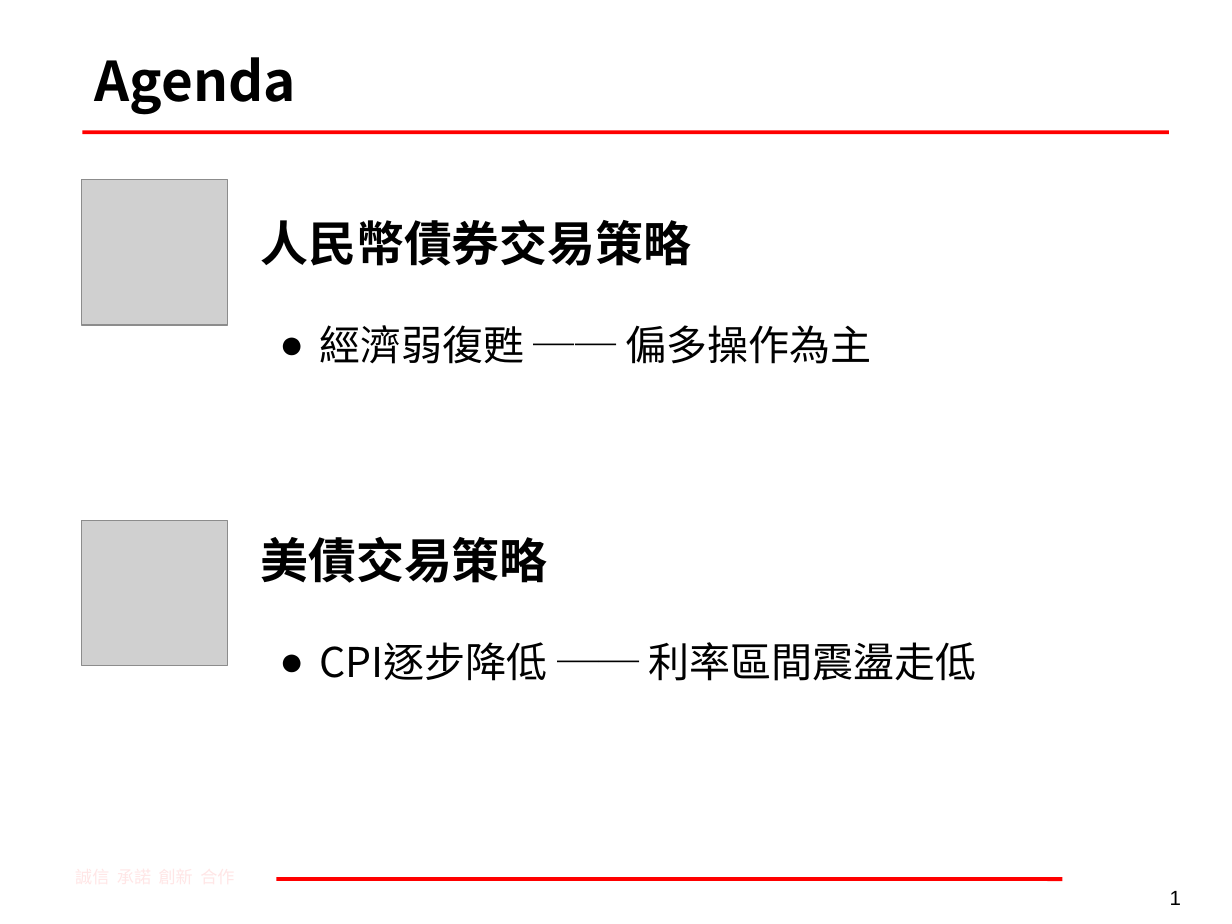
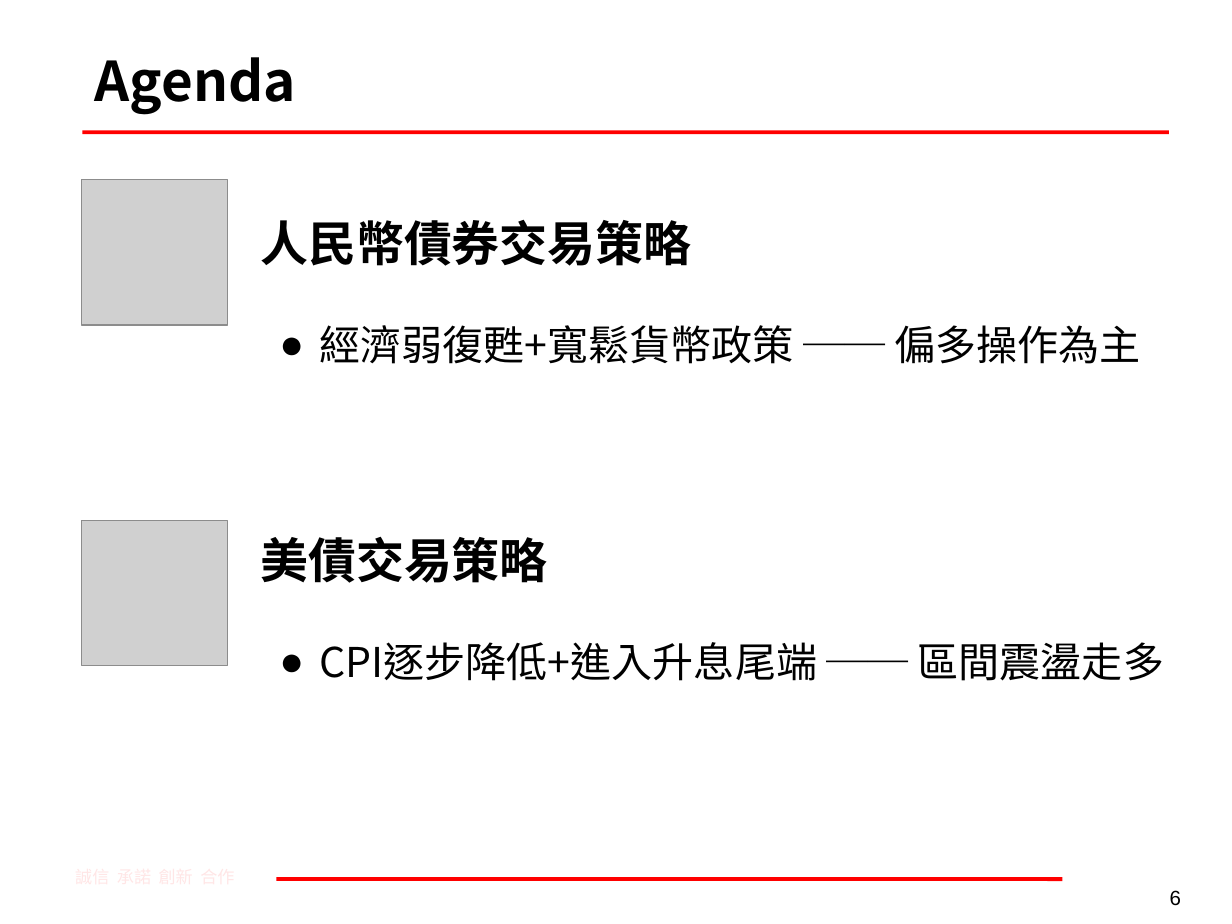
Before and after one commit to mark838308/Mark-Wang, a slide deck: slide 6 of 人民幣+美債交易策略.pptx (slide 1 before the commit). Drawn at 1232x924 pixels with LibreOffice and Linux fonts; fonts in the diff are those of the drawing; grey boxes stand for pictures; background and template pictures are left out. Boxes give left, top, right and bottom in pixels: in the first picture for what was removed or moved away, otherwise in the second. Text is boxed around its words. In the diff, an @@ line names an element or a change of style, - is before the commit and + after.

```diff
--- a/人民幣+美債交易策略.pptx
+++ b/人民幣+美債交易策略.pptx
@@ text at bbox=[319, 325, 1141, 364]: text changed @@
-      ● 經濟弱復甦 ── 偏多操作為主
+      ● 經濟弱復甦+寬鬆貨幣政策 ── 偏多操作為主
@@ text at bbox=[319, 642, 1164, 681]: text changed @@
-      ● CPI逐步降低 ── 利率區間震盪走低
+      ● CPI逐步降低+進入升息尾端 ── 區間震盪走多
@@ page number at bbox=[1170, 890, 1181, 906]: text changed @@
-1
+6
```
Also in this commit, not shown: 4 other slides changed, 10 slides added, 40 slides removed, 2 other files.
